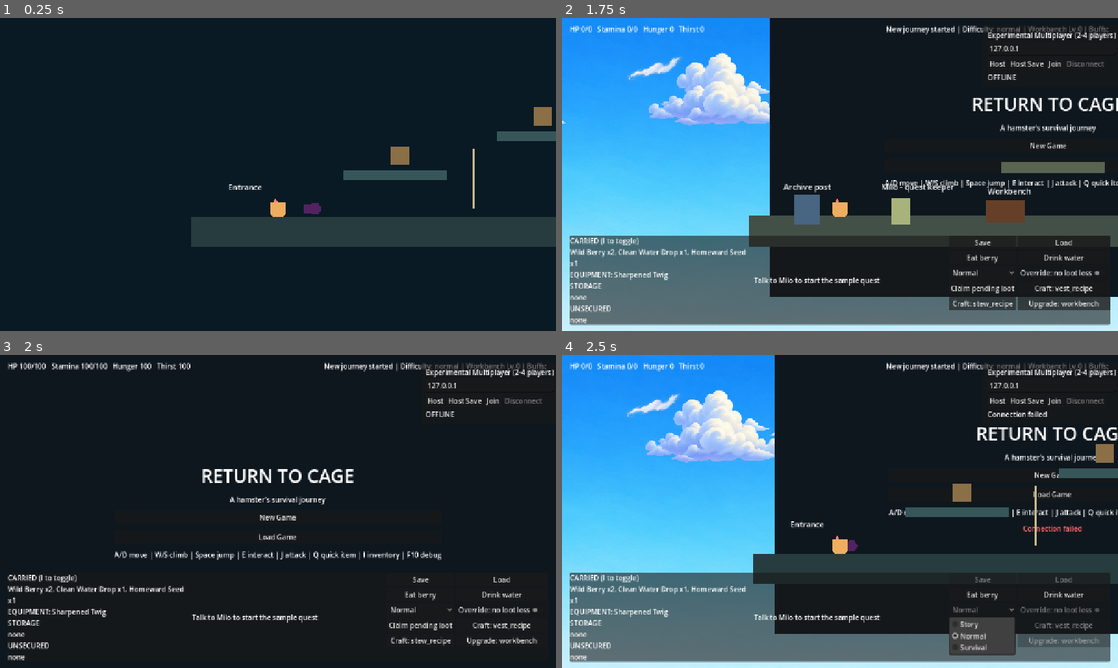
Above: before the commit, frames 1-4 (two rows, left to right).
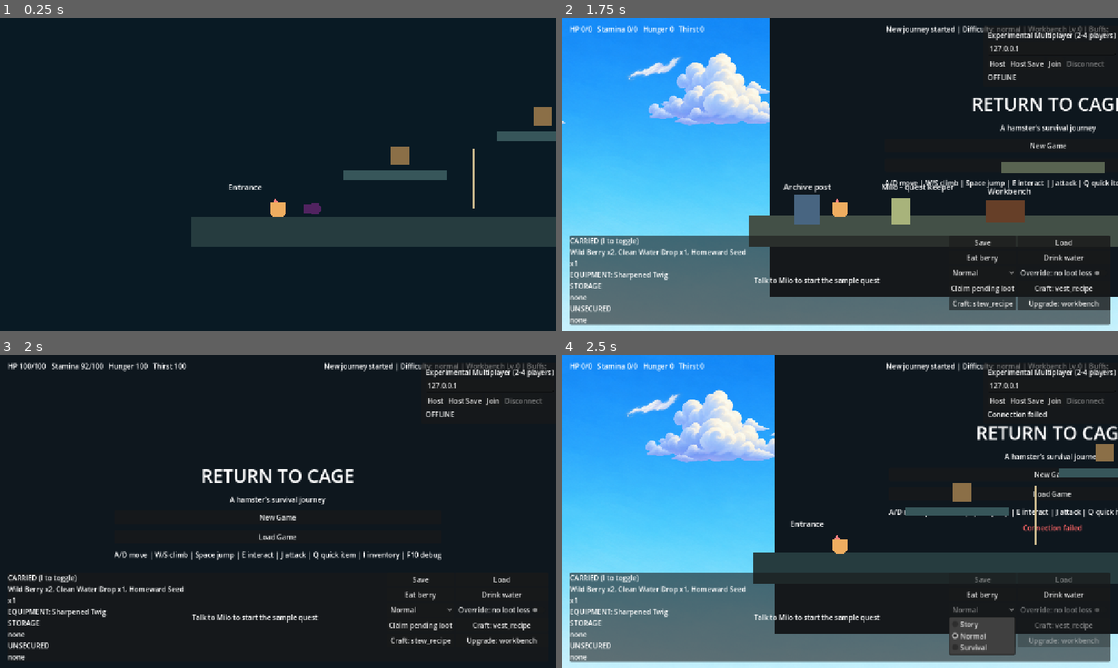
Above: after the commit, the same moments.

Repository: wolfy03/ReturnToCage
Game: Godot game, scene res://tests/test_runner.tscn
Two runs of this game, one before a commit and one after it. Both use one fixed random seed, a clock stepped at 60 frames per second and the inputs below. This scene is started directly instead of the project's main scene.
Inputs (mouse positions are in pixels of both pictures, inside the frame that each line leads up to):
- Up to frame 1 (0.25 s): no input
- Up to frame 2 (1.75 s): move the mouse to (962, 158) at 0.52 s; hold E (interact) 0.53-1.28 s; hold D (move_right) from 0.53 s (still down); click (962, 158) at 0.67 s; tap Space (jump) at 0.77, 1.52 s; move the mouse to (728, 190) at 1.27 s; tap J (primary_attack) at 1.35 s
- Up to frame 3 (2 s): keep holding D (move_right)
- Up to frame 4 (2.5 s): release D (move_right) at 2 s; click "Normal" at 2 s

Frames 1-2 are identical in both runs. In frame 3, 0.2% of the frame differs, in the area x 14-35%, y 2-6%; in frame 4, 1.4%, in the area x 28-100%, y 10-64%.
Error in both runs: Cannot call method 'get_parent' on a previously freed instance. (res://tests/stability_tests.gd:589)

Commit message:
Give the attack timeline sole ownership of the active window

Diff:
--- a/gameplay/components/attacks/melee_attack_strategy.gd
+++ b/gameplay/components/attacks/melee_attack_strategy.gd
@@ -4,9 +4,8 @@
 func execute(weapon: WeaponDefinition, context: DamageContext, _actor: CharacterBody2D, hitbox: HitboxComponent, facing: float) -> bool:
 	if hitbox == null:
 		return false
-	if weapon.attack_definition == null:
-		return false
+	# Shape and facing only. How long the hitbox stays live is the ACTIVE phase,
+	# which CombatComponent owns — this strategy never reads attack timing.
 	hitbox.configure_range(weapon.attack_range, facing)
-	# The armed window is the weapon's ACTIVE phase; there is no default here.
-	hitbox.arm(context, weapon.attack_definition.active_seconds)
+	hitbox.activate(context)
 	return true
--- a/gameplay/components/attacks/projectile_attack.gd
+++ b/gameplay/components/attacks/projectile_attack.gd
@@ -5,10 +5,12 @@
 var direction: float = 1.0
 var distance_remaining: float = 0.0
 
+## A projectile is live for its whole flight and frees itself when the travel
+## distance runs out, so it needs no window from the attack timeline.
 func launch(weapon: WeaponDefinition, damage: DamageContext, facing: float) -> void:
 	direction = signf(facing)
 	distance_remaining = weapon.attack_range
-	arm(damage, distance_remaining / maxf(1.0, speed))
+	activate(damage)
 
 func _physics_process(delta: float) -> void:
 	var distance: float = minf(speed * delta, distance_remaining)
--- a/gameplay/components/combat_action_controller.gd
+++ b/gameplay/components/combat_action_controller.gd
@@ -9,9 +9,9 @@
 ##
 ## This controller only stores the current state, validates transitions and
 ## reports changes. It calculates no damage or stamina, looks up no weapon,
-## drives no hitbox or animation, and knows nothing about the network. Attack
-## timing is not here either — durations arrive with AttackDefinition in a later
-## stage, so this stage adds no timers and no hard-coded phase lengths.
+## drives no hitbox or animation, and knows nothing about the network. It does
+## not own timing either: [CombatComponent] drives the phase durations from the
+## weapon's [AttackDefinition] and calls the transitions below.
 ##
 ## Scene-local by design: an attack has no reason to survive a world transition,
 ## so a new actor simply starts at IDLE. Values that must outlive the scene
--- a/gameplay/components/combat_component.gd
+++ b/gameplay/components/combat_component.gd
@@ -111,9 +111,12 @@
 	_phase_remaining = attack_definition.startup_seconds
 	return true
 
-## Cancels any in-flight attack and returns the action axis to IDLE. Used by
-## lifecycle cleanup (death, teardown); this stage has no gameplay cancel window.
+## Cancels any in-flight attack and returns the action axis to IDLE, taking the
+## hitbox down with it. Used by lifecycle cleanup (death, teardown); this stage
+## has no gameplay cancel window. Safe to call repeatedly and from any phase.
 func abort_attack() -> void:
+	if hitbox != null:
+		hitbox.deactivate()
 	if action != null:
 		action.reset()
 	_clear_pending()
@@ -155,6 +158,10 @@
 		CombatActionController.State.ATTACK_STARTUP:
 			return _commit_attack()
 		CombatActionController.State.ATTACK_ACTIVE:
+			# Leaving ACTIVE ends the live window; the hitbox never bleeds into
+			# recovery because this component, not the hitbox, times the phase.
+			if hitbox != null:
+				hitbox.deactivate()
 			if not action.enter_attack_recovery():
 				abort_attack()
 				return false
@@ -166,8 +173,9 @@
 			return false
 	return false
 
-## The single commit point of an attack: entering ATTACK_ACTIVE arms the hitbox
-## or spawns the projectile, exactly once, and only then is stamina spent.
+## The single commit point of an attack: entering ATTACK_ACTIVE makes the hitbox
+## live (or spawns the projectile), exactly once, and only then is stamina spent.
+## The hitbox stays live until this component leaves the ACTIVE phase.
 func _commit_attack() -> bool:
 	var weapon := _pending_weapon
 	var attack_definition := _pending_attack
--- a/gameplay/components/hitbox_component.gd
+++ b/gameplay/components/hitbox_component.gd
@@ -1,9 +1,14 @@
 class_name HitboxComponent
 extends Area2D
+## The collision half of an attack: whether it is live right now, and which
+## targets it already hit.
+##
+## It owns no duration. [CombatComponent] is the single owner of attack phase
+## timing and switches this on when the attack enters ATTACK_ACTIVE and off when
+## it leaves — nothing here reads `active_seconds` or counts down.
 
 var context: DamageContext
 var active: bool = false
-var remaining: float = 0.0
 var _hit_targets: Array[int] = []
 
 func _ready() -> void:
@@ -17,27 +22,43 @@
 		collision.shape = shape
 	position.x = distance * 0.5 * signf(facing)
 
-## [param seconds] is always supplied by the caller: melee uses the weapon's
-## ACTIVE phase, a projectile uses its own flight time.
-func arm(p_context: DamageContext, seconds: float) -> void:
+## Makes the hitbox live for whatever targets it overlaps, until [method
+## deactivate]. Enabling `monitoring` only takes effect on the next physics step,
+## so anything already inside the shape is resolved immediately with a direct
+## space query — otherwise an attack whose whole ACTIVE phase falls inside one
+## long frame would never get a chance to hit.
+func activate(p_context: DamageContext) -> void:
 	context = p_context
 	active = true
-	remaining = seconds
 	_hit_targets.clear()
 	set_deferred("monitoring", true)
+	_sweep_overlaps_now()
 
-func _process(delta: float) -> void:
-	if not active:
+## Ends the live window. `active` drops immediately so that a deferred
+## `monitoring` change still in flight cannot deal damage in between.
+func deactivate() -> void:
+	active = false
+	context = null
+	_hit_targets.clear()
+	set_deferred("monitoring", false)
+
+## Resolves everything currently inside the hitbox shape without waiting for the
+## next physics step.
+func _sweep_overlaps_now() -> void:
+	var collision := get_node_or_null("CollisionShape2D") as CollisionShape2D
+	if collision == null or collision.shape == null or not is_inside_tree():
 		return
-	# arm() enables monitoring deferred, so the first frame after arming may run
-	# before it applies. area_entered still catches everything that overlaps later.
-	if monitoring:
-		for area in get_overlapping_areas():
-			_on_area_entered(area)
-	remaining -= delta
-	if remaining <= 0.0:
-		active = false
-		set_deferred("monitoring", false)
+	var space := get_world_2d().direct_space_state
+	if space == null:
+		return
+	var query := PhysicsShapeQueryParameters2D.new()
+	query.shape = collision.shape
+	query.transform = collision.global_transform
+	query.collision_mask = collision_mask
+	query.collide_with_areas = true
+	query.collide_with_bodies = false
+	for hit in space.intersect_shape(query, 32):
+		_on_area_entered(hit.get("collider") as Area2D)
 
 func _on_area_entered(area: Area2D) -> void:
 	if active and area is HurtboxComponent and not _hit_targets.has(area.get_instance_id()):
--- a/tests/unit/test_attack_timeline.gd
+++ b/tests/unit/test_attack_timeline.gd
@@ -1,13 +1,18 @@
 extends RefCounted
 ## Attack timing: AttackDefinition supplies startup/active/recovery, and the
-## attack commits exactly once, on entering ATTACK_ACTIVE. No phase duration is
-## hard-coded anywhere and there is no separate weapon cooldown.
+## attack commits exactly once, on entering ATTACK_ACTIVE. CombatComponent is the
+## only owner of phase duration — the hitbox has no timer of its own and is live
+## only while the attack is in ACTIVE. No phase duration is hard-coded anywhere
+## and there is no separate weapon cooldown.
 
 func run(t: Node) -> void:
 	_test_definition_validation(t)
 	_test_weapon_validation(t)
 	await _test_phase_durations_and_commit(t)
 	await _test_large_delta(t)
+	await _test_hitbox_lifecycle_and_abort(t)
+	await _test_large_delta_still_hits(t)
+	await _test_death_during_active(t)
 	await _test_projectile_commits_once(t)
 
 func _valid_definition() -> AttackDefinition:
@@ -75,22 +80,22 @@
 	# Part-way through the wind-up nothing has happened yet.
 	actor.combat._process(timing.startup_seconds * 0.5)
 	t.assert_equal(actor.combat_action.current_state(), CombatActionController.State.ATTACK_STARTUP, "the wind-up is still running one frame early")
-	t.assert_equal(actor.combat.hitbox.remaining, 0.0, "the hitbox is not armed before the active phase")
+	t.assert_true(not actor.combat.hitbox.active, "the hitbox is not live before the active phase")
 	t.assert_equal(commits.size(), 0, "no commit before the active phase")
 
 	var stamina_before := runtime.combat.stamina
 	actor.combat._process(timing.startup_seconds * 0.5)
 	t.assert_equal(actor.combat_action.current_state(), CombatActionController.State.ATTACK_ACTIVE, "the wind-up hands over to the active phase")
 	t.assert_equal(commits.size(), 1, "entering the active phase commits the attack exactly once")
-	t.assert_true(is_equal_approx(actor.combat.hitbox.remaining, timing.active_seconds), "the melee hitbox window is the weapon's active_seconds")
+	t.assert_true(actor.combat.hitbox.active, "entering the active phase makes the hitbox live")
+	t.assert_true(not "remaining" in actor.combat.hitbox, "the hitbox keeps no duration timer of its own")
 	t.assert_equal(runtime.combat.stamina, stamina_before - weapon.stamina_cost, "stamina is spent on commit")
 	t.assert_true(absf(actor.combat.phase_remaining() - timing.active_seconds) < 0.001, "the active phase uses active_seconds")
 
-	var armed_window := actor.combat.hitbox.remaining
 	actor.combat._process(timing.active_seconds)
 	t.assert_equal(actor.combat_action.current_state(), CombatActionController.State.ATTACK_RECOVERY, "the active phase hands over to recovery")
 	t.assert_equal(commits.size(), 1, "the attack does not re-commit when the active phase ends")
-	t.assert_true(actor.combat.hitbox.remaining <= armed_window, "the hitbox is not re-armed after the active phase")
+	t.assert_true(not actor.combat.hitbox.active, "leaving the active phase takes the hitbox down")
 	t.assert_true(absf(actor.combat.phase_remaining() - timing.recovery_seconds) < 0.001, "recovery uses recovery_seconds")
 	t.assert_equal(runtime.combat.stamina, stamina_before - weapon.stamina_cost, "recovery does not spend stamina again")
 
@@ -148,27 +153,211 @@
 	var layer := Node.new()
 	t.add_child(layer)
 	var actor: PlayerActor = await _spawn_settlement_player(t, layer)
+	var timing := _valid_definition()
+	var weapon := _register_projectile_weapon(timing)
+	var replaced := _equip(weapon.id)
+	var parent := actor.get_parent()
+	var before := _projectile_count(parent)
+
+	# Drive the real CombatComponent timeline, not the strategy directly.
+	t.assert_true(actor.combat.attack(1.0), "the projectile attack request is accepted")
+	t.assert_equal(_projectile_count(parent), before, "no projectile spawns when the wind-up starts")
+	actor.combat._process(timing.startup_seconds * 0.5)
+	t.assert_equal(_projectile_count(parent), before, "no projectile spawns during the wind-up")
+
+	actor.combat._process(timing.startup_seconds * 0.5)
+	t.assert_equal(actor.combat_action.current_state(), CombatActionController.State.ATTACK_ACTIVE, "the projectile attack reaches the active phase")
+	t.assert_equal(_projectile_count(parent), before + 1, "entering the active phase spawns exactly one projectile")
+
+	actor.combat._process(timing.active_seconds * 0.5)
+	t.assert_equal(_projectile_count(parent), before + 1, "no extra projectile spawns during the active phase")
+	actor.combat._process(timing.active_seconds)
+	t.assert_equal(actor.combat_action.current_state(), CombatActionController.State.ATTACK_RECOVERY, "the projectile attack reaches recovery")
+	t.assert_equal(_projectile_count(parent), before + 1, "no extra projectile spawns on entering recovery")
+	actor.combat._process(timing.recovery_seconds)
+	t.assert_true(actor.combat_action.is_idle(), "the projectile attack ends at idle")
+	t.assert_equal(_projectile_count(parent), before + 1, "one whole attack cycle spawns exactly one projectile")
+
+	for child in parent.get_children():
+		if child is ProjectileAttack:
+			child.queue_free()
+	_restore_equipment(replaced, weapon.id)
+	layer.queue_free()
+	await t.get_tree().process_frame
+	await t.get_tree().process_frame
+	GameSession.start_new_game()
+
+## Registers a throwaway weapon so the real attack path can resolve it, exactly
+## like any other equipped item. Removed again by [method _restore_equipment].
+func _register_projectile_weapon(timing: AttackDefinition) -> WeaponDefinition:
 	var weapon := WeaponDefinition.new()
 	weapon.id = &"test_timeline_projectile"
 	weapon.display_name = "Timeline projectile"
+	weapon.category = ItemDefinition.ItemCategory.WEAPON
+	weapon.max_stack = 1
+	weapon.max_durability = 10
+	weapon.equipment_slot = EquipmentDefinition.EquipmentSlot.MAIN_HAND
 	weapon.attack_mode = WeaponDefinition.AttackMode.PROJECTILE
 	weapon.attack_range = 180.0
-	weapon.attack_definition = _valid_definition()
+	weapon.stamina_cost = 1.0
+	weapon.attack_definition = timing
 	weapon.attack_scene = load("res://tests/fixtures/projectile_attack.tscn") as PackedScene
-	t.assert_true(weapon.validate_definition(ContentRegistry).is_empty(), "the projectile fixture is valid content")
-
-	# Drive the strategy through the same timeline the component uses, counting
-	# how many projectiles reach the world.
-	var parent := actor.get_parent()
-	var before := _projectile_count(parent)
-	var strategy := ProjectileAttackStrategy.new()
-	var context := DamageContext.new(5.0, &"physical", actor, &"player")
-	t.assert_true(strategy.execute(weapon, context, actor, actor.combat.hitbox, 1.0), "the projectile strategy executes on commit")
-	t.assert_equal(_projectile_count(parent), before + 1, "entering the active phase spawns exactly one projectile")
-	for child in parent.get_children():
-		if child is ProjectileAttack:
-			child.queue_free()
-
+	ContentRegistry._definitions[weapon.id] = weapon
+	return weapon
+
+func _equip(item_id: StringName) -> ItemStack:
+	var stack := ItemStack.new(item_id, 1)
+	stack.durability = 10
+	return GameSession.player.equipment.equip(stack)
+
+func _restore_equipment(previous: ItemStack, temporary_id: StringName) -> void:
+	GameSession.player.equipment.unequip(EquipmentDefinition.EquipmentSlot.MAIN_HAND)
+	if previous != null:
+		GameSession.player.equipment.equip(previous)
+	ContentRegistry._definitions.erase(temporary_id)
+
+## Puts a real enemy in reach of the player's hitbox. Contact invulnerability is
+## removed so that a second hit would actually land — only the hitbox's own
+## per-attack target list may prevent it.
+func _spawn_enemy_in_range(t: Node, actor: PlayerActor) -> EnemyAgent:
+	var definition := ContentRegistry.get_definition(&"sewer_beetle") as EnemyDefinition
+	var enemy := definition.actor_scene.instantiate() as EnemyAgent
+	enemy.setup_enemy(definition, 1, true, actor.world_id)
+	actor.get_parent().add_child(enemy)
+	await t.get_tree().process_frame
+	enemy.set_physics_process(false)
+	enemy.global_position = actor.global_position + Vector2(26.0, 0.0)
+	enemy.health.invulnerability_seconds = 0.0
+	# Deep health pool so repeated fixtures measure damage rather than a death,
+	# and no contact invulnerability, so only the hitbox's per-attack target list
+	# can stop a second hit.
+	enemy.health.max_health = 1000.0
+	enemy.health.current_health = 1000.0
+	await t.get_tree().physics_frame
+	return enemy
+
+func _test_hitbox_lifecycle_and_abort(t: Node) -> void:
+	GameSession.start_new_game()
+	var layer := Node.new()
+	t.add_child(layer)
+	var actor: PlayerActor = await _spawn_settlement_player(t, layer)
+	var runtime := GameSession.get_player_runtime(GameSession.get_local_peer_id())
+	var weapon := ContentRegistry.get_definition(&"twig_sword") as WeaponDefinition
+	var timing := weapon.attack_definition
+	actor.combat.stamina_regen_multiplier = 0.0
+
+	t.assert_true(not actor.combat.hitbox.active, "the hitbox is inactive while idle")
+
+	# Abort during the wind-up: nothing was ever committed.
+	var stamina_before := runtime.combat.stamina
+	t.assert_true(actor.combat.attack(1.0), "the abort fixture starts an attack")
+	t.assert_true(not actor.combat.hitbox.active, "the hitbox is inactive during the wind-up")
+	actor.combat.abort_attack()
+	t.assert_true(actor.combat_action.is_idle(), "aborting the wind-up returns to idle")
+	t.assert_equal(actor.combat.phase_remaining(), 0.0, "aborting the wind-up clears the phase timer")
+	t.assert_true(not actor.combat.hitbox.active, "aborting the wind-up leaves the hitbox inactive")
+	t.assert_equal(runtime.combat.stamina, stamina_before, "aborting the wind-up spends no stamina")
+
+	# Abort during the active phase: the hitbox goes down immediately and the
+	# stamina already committed is not refunded.
+	t.assert_true(actor.combat.attack(1.0), "the abort fixture starts a second attack")
+	actor.combat._process(timing.startup_seconds)
+	t.assert_true(actor.combat.hitbox.active, "the hitbox is live during the active phase")
+	var stamina_committed := runtime.combat.stamina
+	t.assert_equal(stamina_committed, stamina_before - weapon.stamina_cost, "the active phase committed the stamina")
+	actor.combat.abort_attack()
+	t.assert_true(actor.combat_action.is_idle(), "aborting the active phase returns to idle")
+	t.assert_true(not actor.combat.hitbox.active, "aborting the active phase takes the hitbox down immediately")
+	t.assert_equal(runtime.combat.stamina, stamina_committed, "aborting after commit does not refund stamina")
+	actor.combat.abort_attack()
+	t.assert_true(actor.combat_action.is_idle() and not actor.combat.hitbox.active, "abort is safe to call again")
+
+	# Abort during recovery, where the hitbox is already down.
+	runtime.combat.stamina = runtime.combat.max_stamina
+	t.assert_true(actor.combat.attack(1.0), "the abort fixture starts a third attack")
+	actor.combat._process(timing.startup_seconds + timing.active_seconds)
+	t.assert_equal(actor.combat_action.current_state(), CombatActionController.State.ATTACK_RECOVERY, "the third attack reaches recovery")
+	t.assert_true(not actor.combat.hitbox.active, "the hitbox is inactive during recovery")
+	actor.combat.abort_attack()
+	t.assert_true(actor.combat_action.is_idle() and not actor.combat.hitbox.active, "aborting recovery is safe")
+
+	layer.queue_free()
+	await t.get_tree().process_frame
+	await t.get_tree().process_frame
+
+func _test_large_delta_still_hits(t: Node) -> void:
+	GameSession.start_new_game()
+	var layer := Node.new()
+	t.add_child(layer)
+	var actor: PlayerActor = await _spawn_settlement_player(t, layer)
+	var runtime := GameSession.get_player_runtime(GameSession.get_local_peer_id())
+	var weapon := ContentRegistry.get_definition(&"twig_sword") as WeaponDefinition
+	var timing := weapon.attack_definition
+	var enemy: EnemyAgent = await _spawn_enemy_in_range(t, actor)
+	actor.facing = 1.0
+	# Survival updates can reset this during the awaited frames above, so freeze
+	# regeneration only once the fixture is fully in place.
+	actor.combat.stamina_regen_multiplier = 0.0
+	var commits: Array[int] = []
+	actor.combat.attacked.connect(func() -> void: commits.append(1))
+
+	# One frame swallows the whole timeline. The attack must still land, exactly
+	# once, instead of being committed and then silently disappearing.
+	var enemy_health_before := enemy.health.current_health
+	var stamina_before := runtime.combat.stamina
+	t.assert_true(actor.combat.attack(1.0), "the oversized-delta fixture starts an attack")
+	actor.combat._process(timing.total_seconds() + 1.0)
+	t.assert_equal(commits.size(), 1, "an oversized delta commits exactly once")
+	t.assert_equal(runtime.combat.stamina, stamina_before - weapon.stamina_cost, "an oversized delta spends stamina exactly once")
+	t.assert_true(actor.combat_action.is_idle(), "an oversized delta ends the attack at idle")
+	t.assert_true(not actor.combat.hitbox.active, "an oversized delta leaves the hitbox inactive")
+	var expected_damage := weapon.base_damage + GameSession.player.stats.value(&"attack_power")
+	t.assert_true(enemy.health.current_health < enemy_health_before, "an oversized delta still lands the melee hit")
+	t.assert_true(is_equal_approx(enemy_health_before - enemy.health.current_health, expected_damage), "the oversized-delta hit lands exactly once")
+
+	# A delta that covers most of startup plus active must behave the same way.
+	runtime.combat.stamina = runtime.combat.max_stamina
+	var second_before := enemy.health.current_health
+	t.assert_true(actor.combat.attack(1.0), "the fixture starts a second oversized attack")
+	actor.combat._process(timing.startup_seconds + timing.active_seconds)
+	t.assert_equal(commits.size(), 2, "the second oversized delta commits once more")
+	t.assert_true(is_equal_approx(second_before - enemy.health.current_health, expected_damage), "the second oversized hit also lands exactly once")
+	actor.combat.abort_attack()
+
+	enemy.queue_free()
+	layer.queue_free()
+	await t.get_tree().process_frame
+	await t.get_tree().process_frame
+
+func _test_death_during_active(t: Node) -> void:
+	GameSession.start_new_game()
+	var layer := Node.new()
+	t.add_child(layer)
+	var actor: PlayerActor = await _spawn_settlement_player(t, layer)
+	var weapon := ContentRegistry.get_definition(&"twig_sword") as WeaponDefinition
+	var timing := weapon.attack_definition
+	var enemy: EnemyAgent = await _spawn_enemy_in_range(t, actor)
+	actor.facing = 1.0
+	actor.combat.stamina_regen_multiplier = 0.0
+
+	t.assert_true(actor.combat.attack(1.0), "the death fixture starts an attack")
+	actor.combat._process(timing.startup_seconds)
+	t.assert_true(actor.combat.hitbox.active, "the attack is live before the player dies")
+	var health_after_hit := enemy.health.current_health
+
+	actor._on_died(DamageContext.new(999.0, &"test", actor, &"environment"))
+	t.assert_true(actor.combat_action.is_idle(), "dying mid-attack returns the action axis to idle")
+	t.assert_true(not actor.combat.hitbox.active, "dying mid-attack takes the hitbox down immediately")
+	t.assert_equal(actor.combat.phase_remaining(), 0.0, "dying mid-attack clears the phase timer")
+
+	# A dead player's hitbox must not keep dealing damage.
+	var second_enemy: EnemyAgent = await _spawn_enemy_in_range(t, actor)
+	actor.combat.hitbox._sweep_overlaps_now()
+	t.assert_equal(second_enemy.health.current_health, second_enemy.health.max_health, "a dead player's hitbox deals no further damage")
+	t.assert_equal(enemy.health.current_health, health_after_hit, "the original target takes no extra damage after death")
+
+	enemy.queue_free()
+	second_enemy.queue_free()
 	layer.queue_free()
 	await t.get_tree().process_frame
 	await t.get_tree().process_frame
--- a/tests/unit/test_combat_action_controller.gd
+++ b/tests/unit/test_combat_action_controller.gd
@@ -146,7 +146,7 @@
 	t.assert_true(actor.combat.attack(1.0), "an attack request starts the wind-up")
 	t.assert_equal(actor.combat_action.current_state(), CombatActionController.State.ATTACK_STARTUP, "a successful request enters startup")
 	t.assert_equal(runtime.combat.stamina, stamina_before, "the wind-up spends no stamina")
-	t.assert_equal(actor.combat.hitbox.remaining, 0.0, "the hitbox stays inactive during the wind-up")
+	t.assert_true(not actor.combat.hitbox.active, "the hitbox stays inactive during the wind-up")
 
 	# Re-attacking mid-attack is rejected without touching anything.
 	t.assert_true(not actor.combat.attack(1.0), "a second attack during the wind-up is rejected")
Not shown, changed: CLAUDE.md
Not shown, changed: docs/codebase_map.md
Not shown, changed: docs/combat_rework_prep.md
Not shown, changed: docs/testing.md
